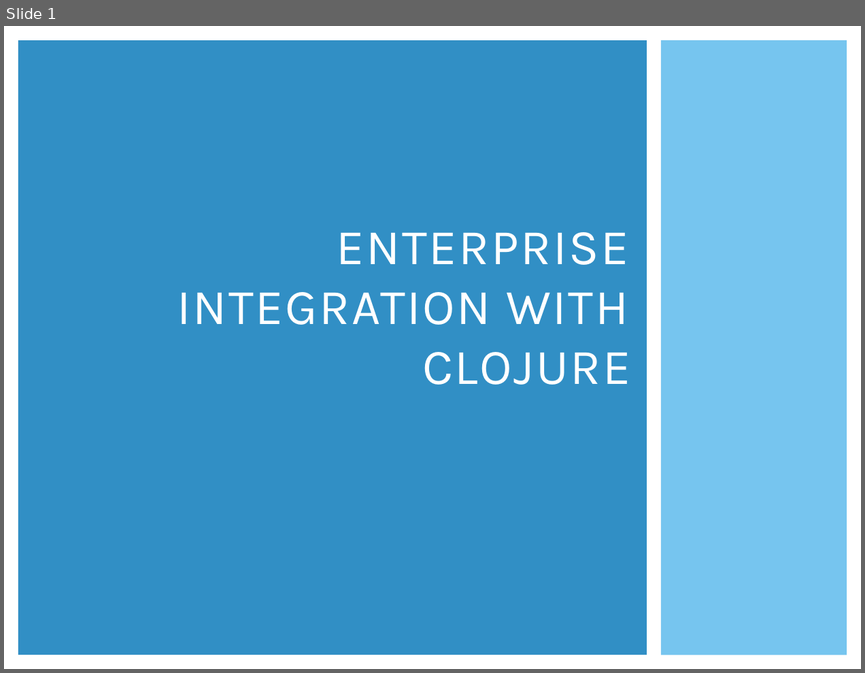
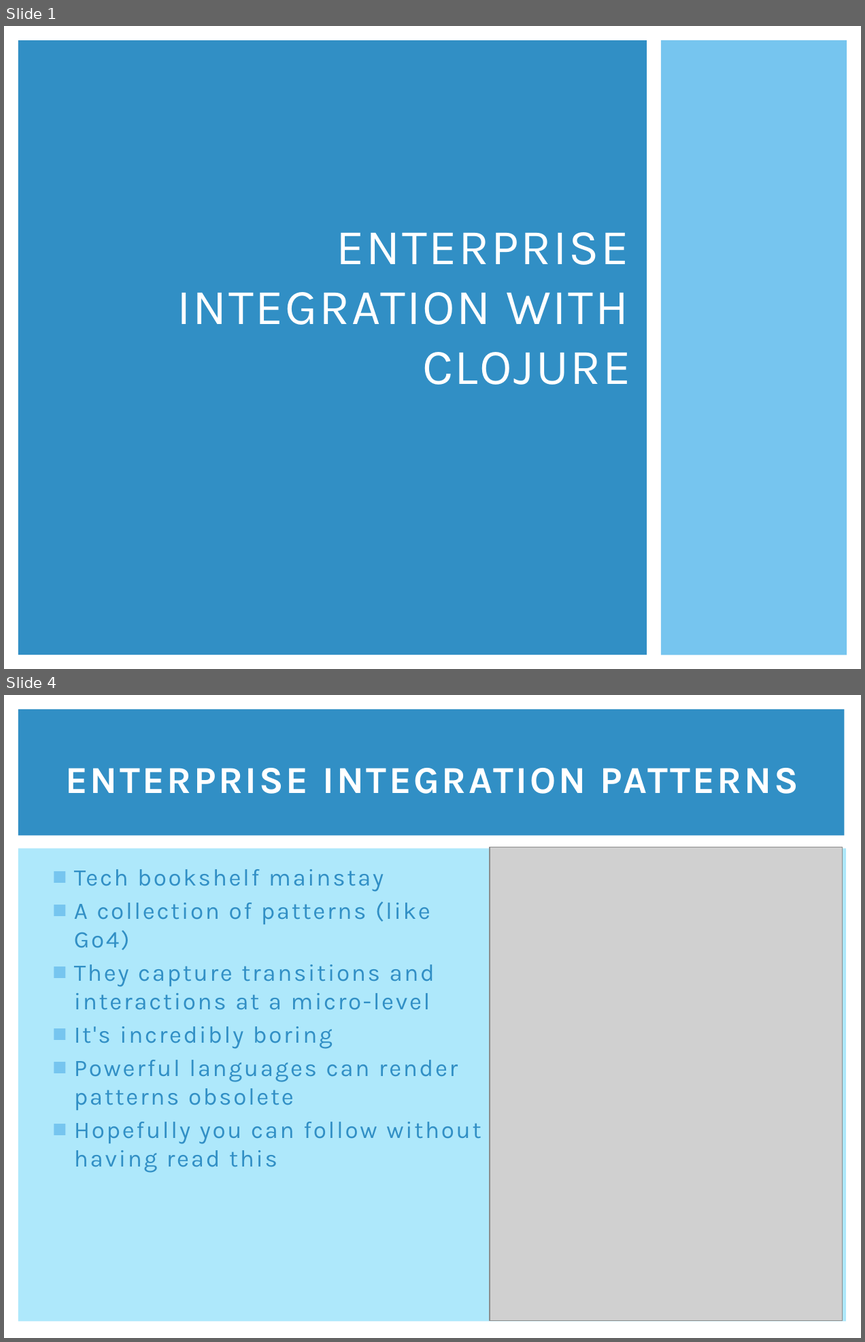
Before and after one commit to clumsyjedi/euroclojure2013, a slide deck: SLIDES.pptx. Shown one above the other, each under a label of ours: slide 1 before the commit, slides 1 and 4 after it; the slides between them are not shown. The pictures are 865x673 and 865x1342 pixels, drawn with LibreOffice and Linux fonts; fonts in the diff are those of the drawing; grey boxes stand for pictures. Boxes give left, top, right and bottom in pixels: in the first picture for what was removed or moved away, otherwise in the second. Text is boxed around its words. In the diff, an @@ line names an element or a change of style, - is before the commit and + after.

```diff
--- a/SLIDES.pptx
+++ b/SLIDES.pptx
@@ slide 4 added at bbox=[4, 695, 861, 1338], background #FFFFFF @@
@@ rectangle added at bbox=[18, 709, 844, 836], fill #318FC5 @@
@@ title added at bbox=[65, 768, 798, 794], 32 pt, text #FFFFFF, bold @@
+ENTERPRISE INTEGRATION PATTERNS
@@ rectangle added at bbox=[18, 849, 847, 1321], fill #AEE8FB @@
@@ picture added at bbox=[490, 847, 843, 1321] @@
@@ text added at bbox=[74, 869, 481, 1172], 20 pt, text #318FC5 @@
+■ Tech bookshelf mainstay
+■ A collection of patterns (like Go4)
+■ They capture transitions and interactions at a micro-level
+■ It's incredibly boring
+■ Powerful languages can render patterns obsolete
+■ Hopefully you can follow without having read this
```
Also in this commit, not shown: 1 slide changed, 26 other slides added, 7 slides removed.
